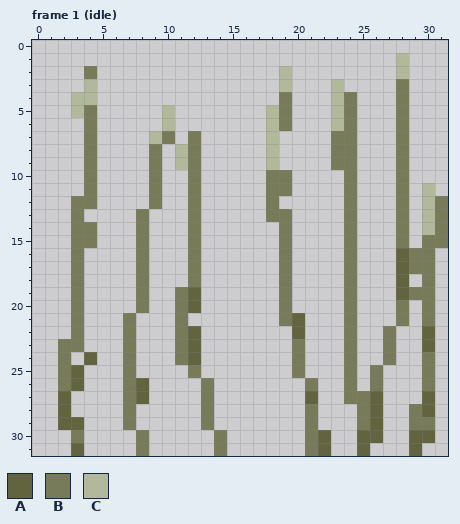
Edited in one commit: pixel-art file (crates/game/assets/sprites/scenery/reeds.aseprite). The first picture shows the starting point.
32x32 pixels, 12 frames. Shown: frame 1 (idle). The commit also changed other frames, which this record leaves out.
Palette (. is transparent): A #62633f  B #787b5a  C #b1b89c
Pixels before, frame 1 (idle), first column x 2:
 1 ..........................C...
 2 ..B..............C........C...
 3 ..C..............C...C....B...
 4 .CC..............B...CB...B...
 5 .CB.....C.......CB...CB...B...
 6 ..B.....C.......CB...CB...B...
 7 ..B....CB.B.....C....BB...B...
 8 ..B....B.CB.....C....BB...B...
 9 ..B....B.CB.....C....BB...B...
10 ..B....B..B.....BB....B...B...
11 ..B....B..B.....BB....B...B.C.
12 .BB....B..B.....B.....B...B.CB
13 .B....B...B.....BB....B...B.CB
14 .BB...B...B......B....B...B.CB
15 .BB...B...B......B....B...B.BB
16 .B....B...B......B....B...ABB.
17 .B....B...B......B....B...ABB.
18 .B....B...B......B....B...A.B.
19 .B....B..BA......B....B...ABB.
20 .B....B..BA......B....B...B.B.
21 .B...B...B.......BA...B...B.B.
22 .B...B...BA.......A...B..B..A.
23 BB...B...BA.......B...B..B..A.
24 B.A..B...BA.......B...B..B..B.
25 BA...B....B.......B...B.B...B.
26 BA...BA....B.......B..B.B...B.
27 A....BA....B.......A..BBA...A.
28 A....B.....B.......B...BA..BA.
29 AA...B.....B.......B...BA..BB.
30 .B....B.....B......BA..AA..AA.
31 .A....B.....B......BA..A...A..
After the commit:
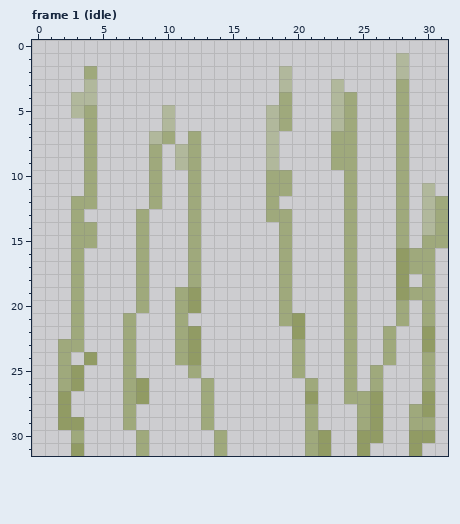
Diff:
{"colour":"A","old":"#62633f","new":"#919b64"}
{"colour":"B","old":"#787b5a","new":"#9fa97c"}
